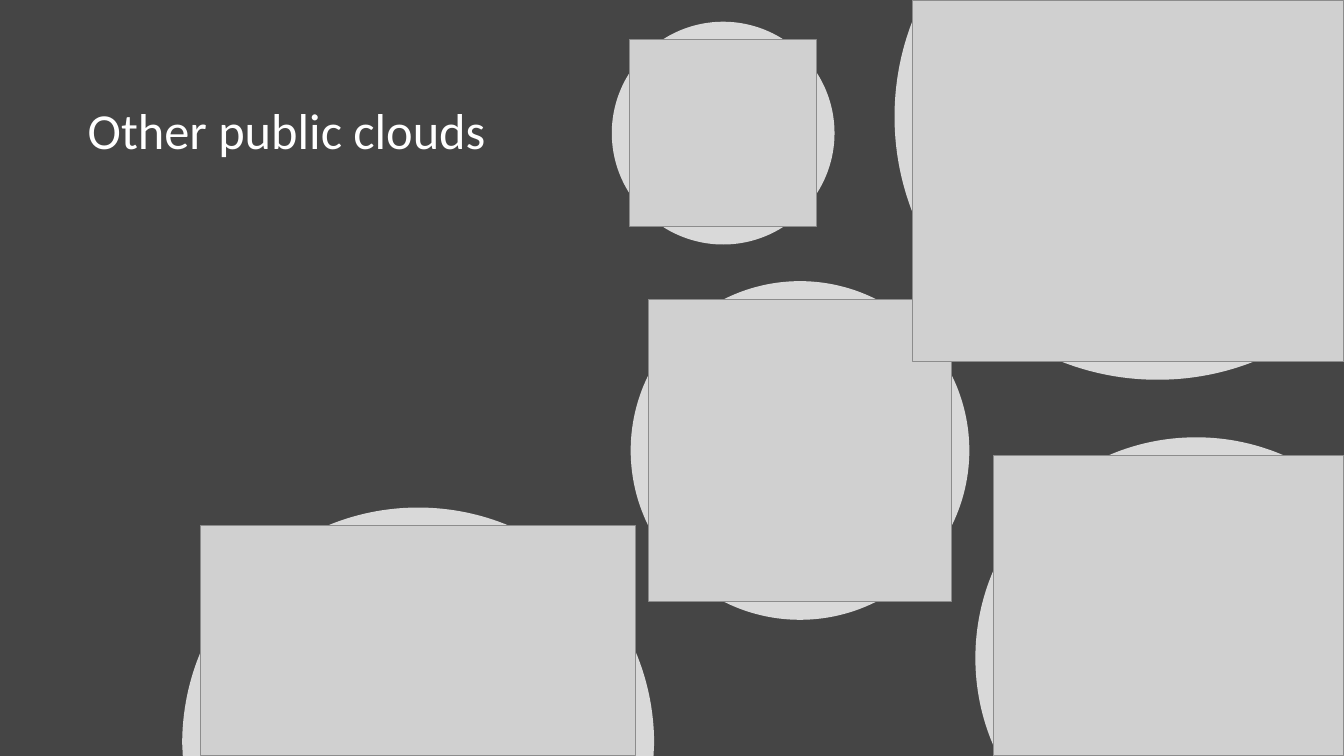
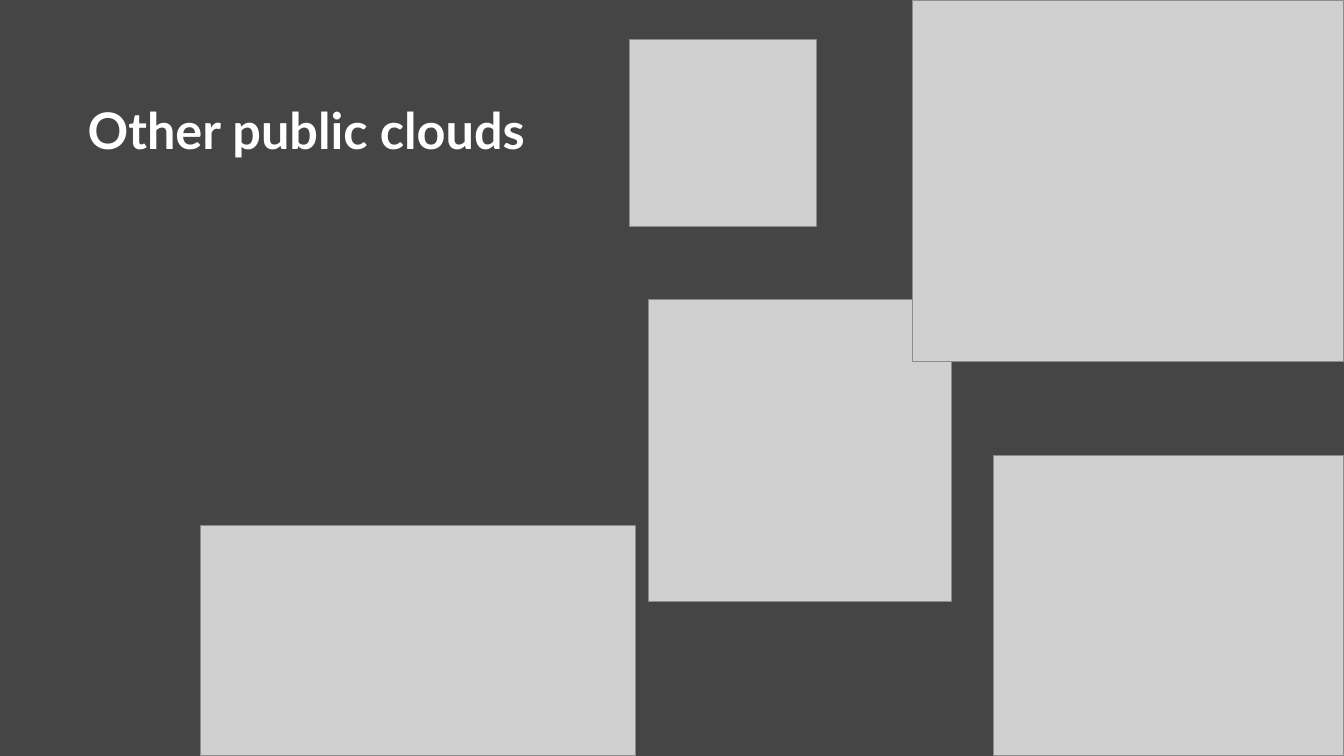
Before and after one commit to warrendt/cloudfridays, a slide deck: slide 5 of content/Azure Fundamentals/1. Understand cloud concepts/3. The differences between Public, Private and Hybrid cloud models.pptx. Drawn at 1344x756 pixels with LibreOffice and Linux fonts; fonts in the diff are those of the drawing; grey boxes stand for pictures; background and template pictures are left out. Boxes give left, top, right and bottom in pixels: in the first picture for what was removed or moved away, otherwise in the second. Text is boxed around its words. In the diff, an @@ line names an element or a change of style, - is before the commit and + after.

```diff
--- a/content/Azure Fundamentals/1. Understand cloud concepts/3. The differences between Public, Private and Hybrid cloud models.pptx
+++ b/content/Azure Fundamentals/1. Understand cloud concepts/3. The differences between Public, Private and Hybrid cloud models.pptx
@@ ellipse removed at (612, 22, 835, 245) @@
@@ freeform shape removed at (894, 0, 1344, 380) @@
@@ title "Other public clouds" at (88, 111, 525, 157): font Calibri to Lato, bold on @@
@@ ellipse removed at (631, 281, 970, 620) @@
@@ freeform shape removed at (976, 438, 1344, 756) @@
@@ freeform shape removed at (182, 508, 654, 756) @@
```
Also in this commit, not shown: 3 other slides changed, 3 slides added, 1 other file.
